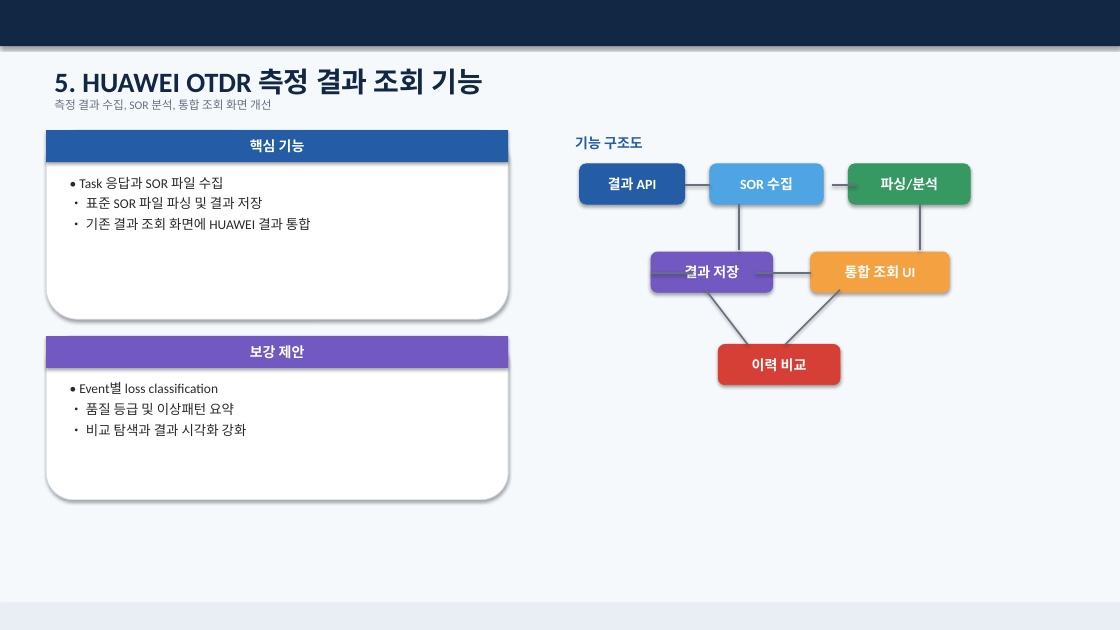
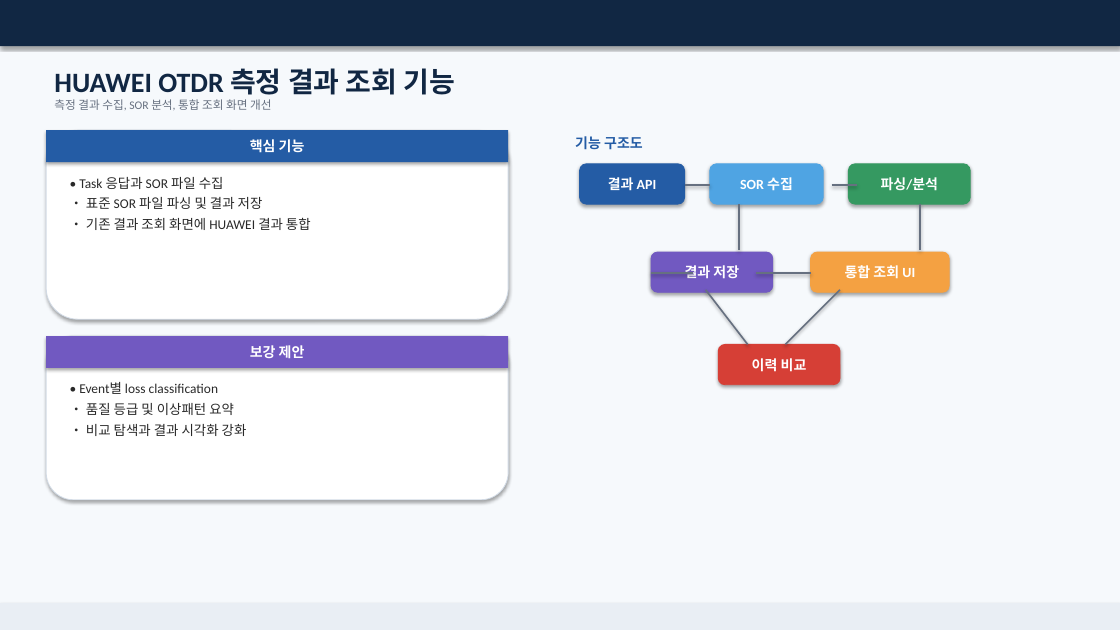
Before and after one commit to gmncreat/project-plan, a slide deck: slide 5 of output/SKT_OTDR_선로품질관리시스템_고도화_개발계획서_최종.pptx. Drawn at 1120x630 pixels with LibreOffice and Linux fonts; fonts in the diff are those of the drawing. Boxes give left, top, right and bottom in pixels: in the first picture for what was removed or moved away, otherwise in the second. Text is boxed around its words. In the diff, an @@ line names an element or a change of style, - is before the commit and + after.

```diff
--- a/output/SKT_OTDR_선로품질관리시스템_고도화_개발계획서_최종.pptx
+++ b/output/SKT_OTDR_선로품질관리시스템_고도화_개발계획서_최종.pptx
@@ text at box(54, 68, 456, 100): text changed @@
-5. HUAWEI OTDR 측정 결과 조회 기능
+HUAWEI OTDR 측정 결과 조회 기능
```
Also in this commit, not shown: 10 other slides changed, 1 other file.
